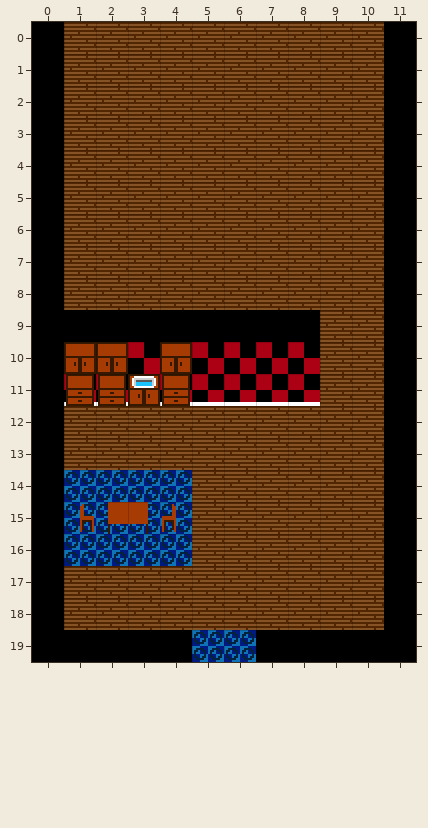
Tiled map (JSON) -- src/assets/maps/gramps.json. The picture above is the old version.
Cells are 64x64 px. Shown: x 0..11, y 0..19.
The result:
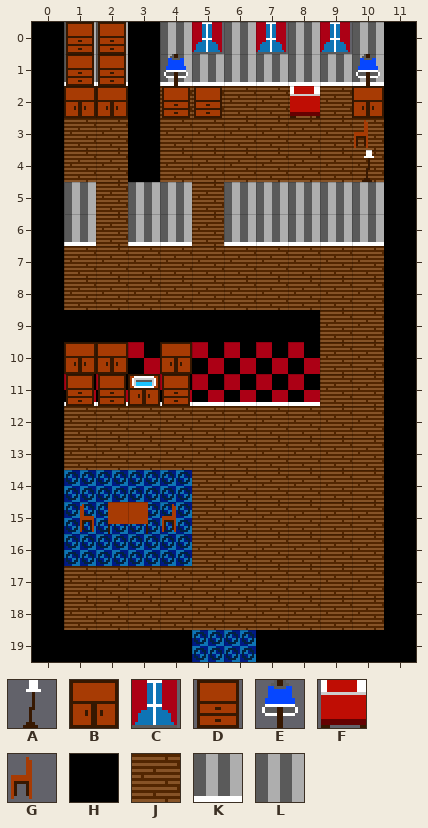
Key: from "furniture": A 2, B 4, C 5, D 6, E 7, F 8, G 11; from "house": H 1, J 3, K 5, L 6.
_ is an empty cell.
From the commit log: finished gramps house
Edits made:
Layer "layer1":
The author changed tile J to tile C in row 0 at x 5, 7 and 9.
The author changed tile J to tile H in rows 0 to 4 at x 3.
The author changed tile J to tile K in row 1 at x 1 to 2 and 4 to 10; in row 6 at x 1, 3 to 4 and 6 to 10.
The author changed tile J to tile L in row 0 at x 1 to 2, 4, 6, 8 and 10; in row 5 at x 1, 3 to 4 and 6 to 10.
Layer "layer2":
Tile A now appears in row 4 at x 10.
Tile B now appears in row 2 at x 1 to 2 and 10.
Tile D now appears in rows 0 to 1 at x 1 to 2; in row 2 at x 4 to 5.
Tile E now appears in row 1 at x 4 and 10.
Tile F now appears in row 2 at x 8.
Tile G now appears in row 3 at x 10.
Where, in picture pixels (left, top, right, bottom), the same in both pictures:
changed: (64, 22, 384, 246)
